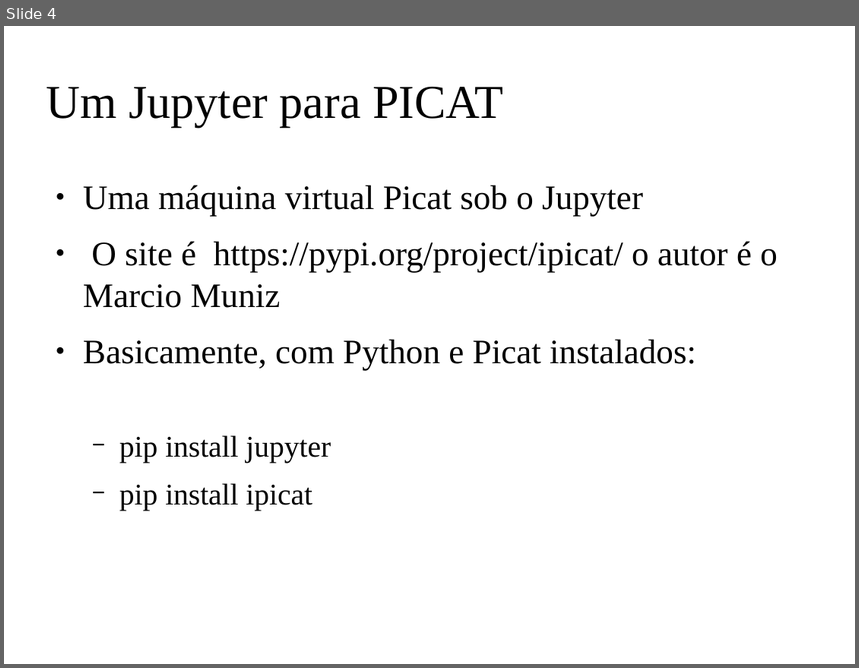
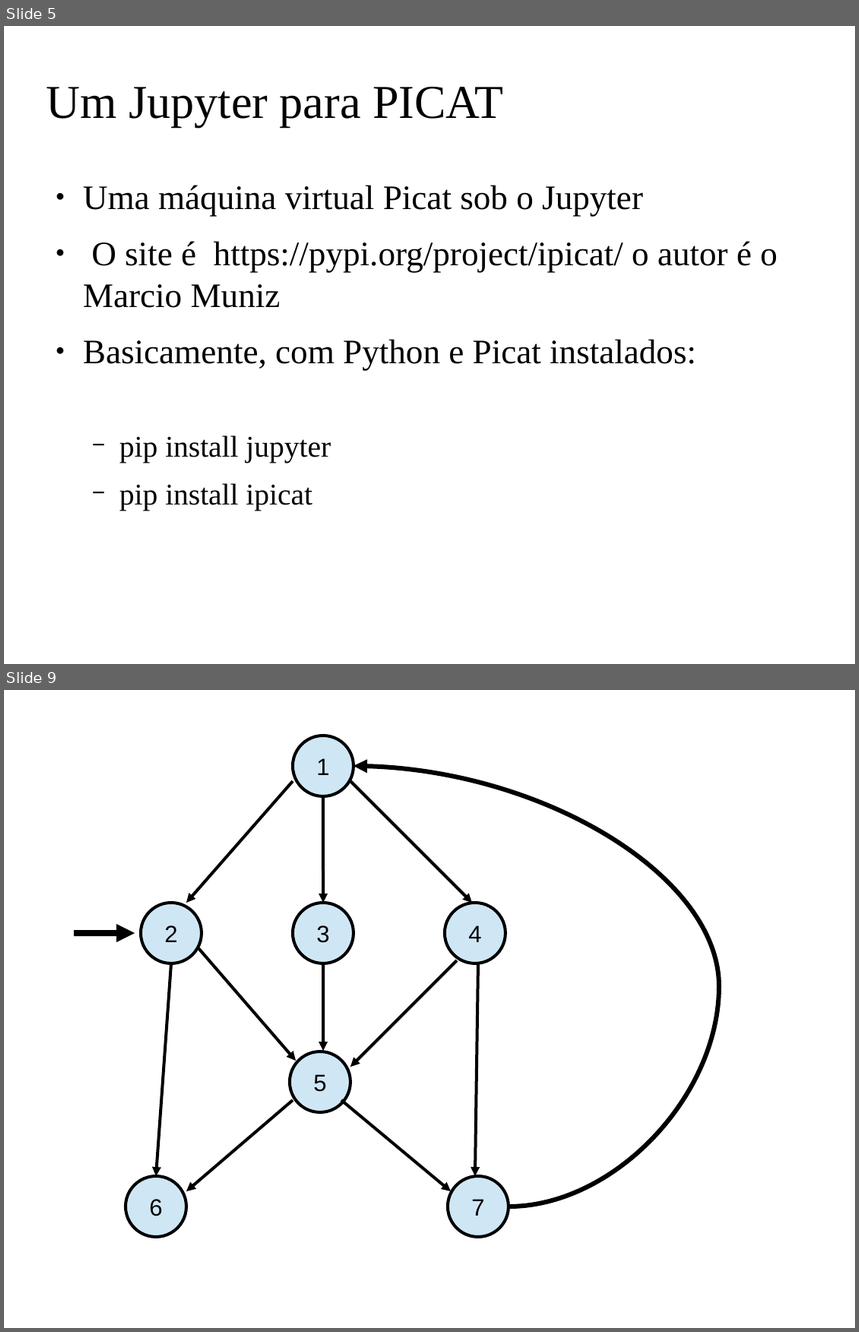
Before and after one commit to claudiosa/CCS, a slide deck: picat/YOUTUBE_dfs_jupyter_picat/slides_picat_jupyter_dfs.odp. Shown one above the other, each under a label of ours: slide 4 before the commit, slides 5 and 9 after it; the slides between them are not shown. The pictures are 859x668 and 859x1332 pixels, drawn with LibreOffice and Linux fonts; fonts in the diff are those of the drawing; background and template pictures are left out. Boxes give left, top, right and bottom in pixels: in the first picture for what was removed or moved away, otherwise in the second. Text is boxed around its words. In the diff, an @@ line names an element or a change of style, - is before the commit and + after.

```diff
--- a/picat/YOUTUBE_dfs_jupyter_picat/slides_picat_jupyter_dfs.odp
+++ b/picat/YOUTUBE_dfs_jupyter_picat/slides_picat_jupyter_dfs.odp
@@ slide 9 added at [4,690,855,1328], background picture (left out) @@
@@ ellipse added at [293,736,354,796], fill #CFE7F5, outline #000000 2.83 pt, 22 pt, text #000000 @@
+1
@@ curved arrow added from (509, 1207) to (354, 766), #000000 4.25 pt @@
@@ arrow added from (293, 781) to (186, 904), #000000 2.83 pt @@
@@ arrow added from (323, 796) to (323, 904), #000000 2.83 pt @@
@@ arrow added from (351, 781) to (472, 904), #000000 2.83 pt @@
@@ ellipse added at [141,904,202,964], fill #CFE7F5, outline #000000 2.83 pt, 22 pt, text #000000 @@
+2
@@ ellipse added at [293,904,354,964], fill #CFE7F5, outline #000000 2.83 pt, 22 pt, text #000000 @@
+3
@@ ellipse added at [445,904,506,964], fill #CFE7F5, outline #000000 2.83 pt, 22 pt, text #000000 @@
+4
@@ arrow added from (74, 933) to (135, 933), #000000 5.67 pt @@
@@ arrow added from (199, 948) to (296, 1061), #000000 2.83 pt @@
@@ arrow added from (458, 961) to (351, 1067), #000000 2.83 pt @@
@@ arrow added from (478, 963) to (475, 1176), #000000 2.83 pt @@
@@ arrow added from (172, 964) to (156, 1176), #000000 2.83 pt @@
@@ arrow added from (323, 964) to (323, 1052), #000000 2.83 pt @@
@@ ellipse added at [290,1053,351,1113], fill #CFE7F5, outline #000000 2.83 pt, 22 pt, text #000000 @@
+5
@@ arrow added from (293, 1100) to (186, 1192), #000000 2.83 pt @@
@@ arrow added from (341, 1100) to (451, 1192), #000000 2.83 pt @@
@@ ellipse added at [126,1176,186,1238], fill #CFE7F5, outline #000000 2.83 pt, 22 pt, text #000000 @@
+6
@@ ellipse added at [448,1176,509,1238], fill #CFE7F5, outline #000000 2.83 pt, 22 pt, text #000000 @@
+7
@@ what was slide 4 is now slide 5 @@
```
Also in this commit, not shown: 6 slides changed, 6 other slides added, 13 slides removed, 20 other files.
